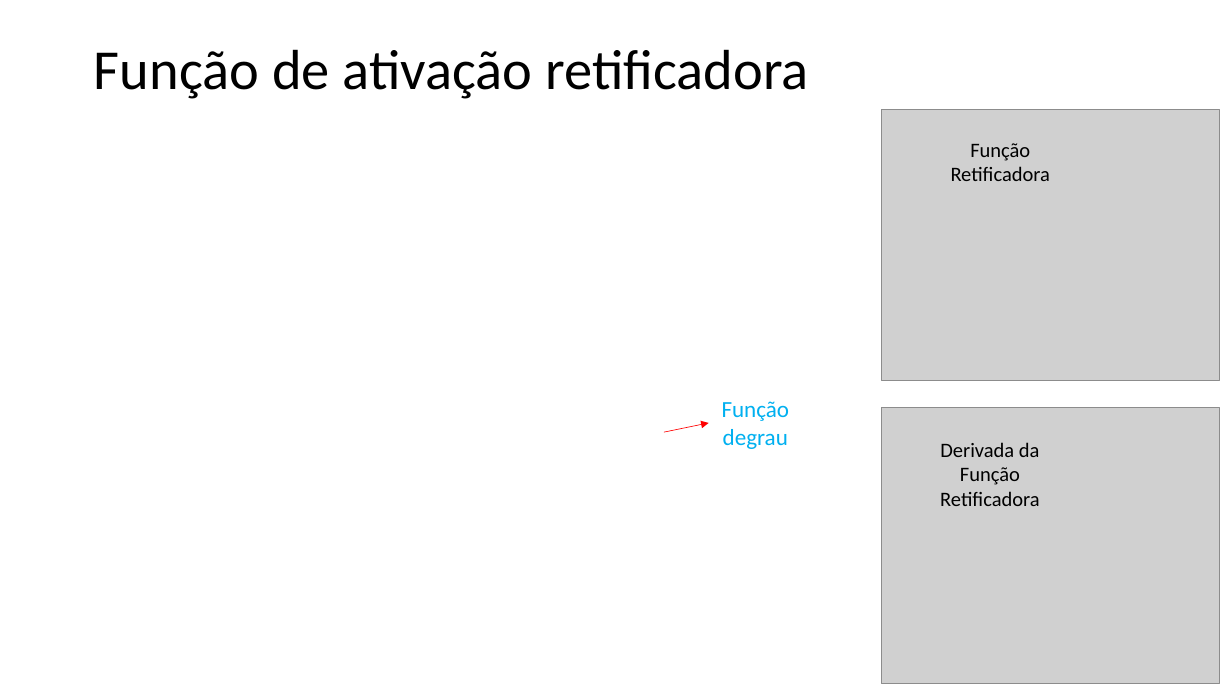
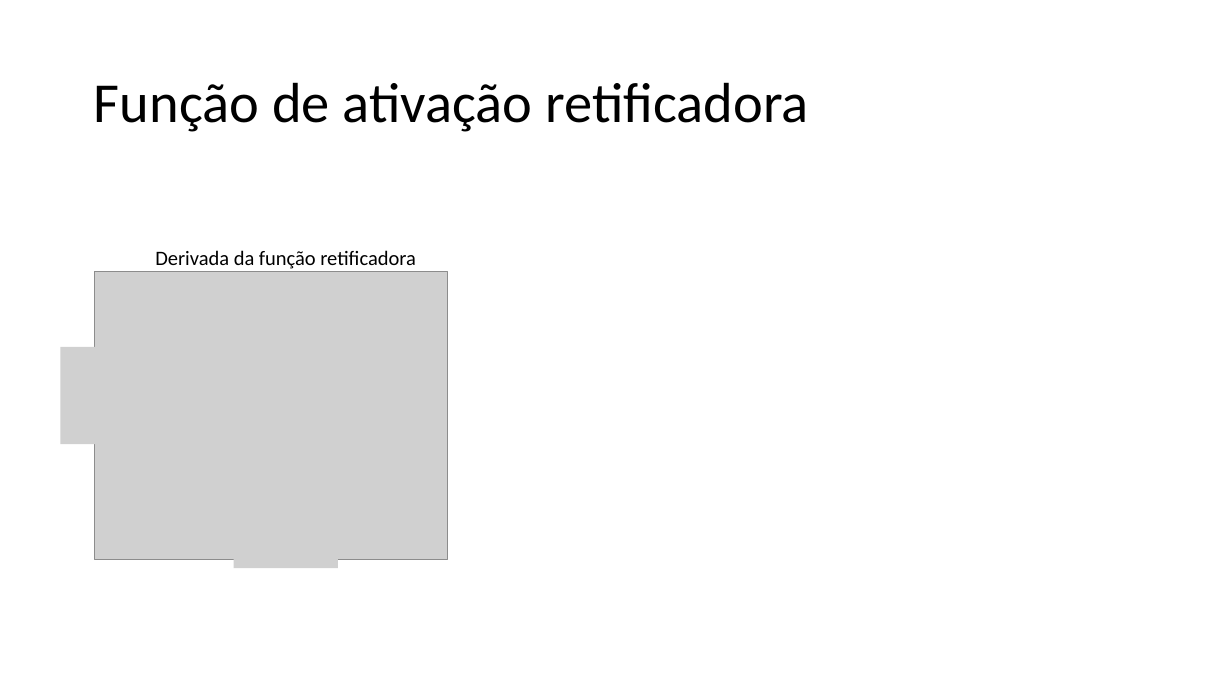
Before and after one commit to zz4fap/t320_aprendizado_de_maquina, a slide deck: slide 29 of slides/T320_Redes_Neurais_Artificiais (Parte II).pptx (slide 33 before the commit). Drawn at 1232x693 pixels with LibreOffice and Linux fonts; fonts in the diff are those of the drawing; grey boxes stand for pictures. Boxes give left, top, right and bottom in pixels: in the first picture for what was removed or moved away, otherwise in the second. Text is boxed around its words. In the diff, an @@ line names an element or a change of style, - is before the commit and + after.

```diff
--- a/slides/T320_Redes_Neurais_Artificiais (Parte II).pptx
+++ b/slides/T320_Redes_Neurais_Artificiais (Parte II).pptx
@@ title "Função de ativação retificadora": place and size @@
-title "Função de ativação retificadora" at [94, 49, 809, 99]
+title "Função de ativação retificadora" at [94, 82, 809, 132]
@@ picture removed at [882, 109, 1220, 380] @@
@@ text removed at [951, 143, 1050, 181] @@
-Função Retificadora
@@ text at [155, 250, 416, 269]: text changed @@
-Derivada da Função Retificadora
+Derivada da função retificadora
@@ picture: place and size @@
-picture at [882, 409, 1220, 685]
+picture at [94, 272, 447, 560]
@@ picture added at [60, 347, 109, 444] @@
@@ text removed at [722, 401, 790, 449] @@
-Função degrau
@@ arrow removed from (665, 433) to (709, 423) @@
@@ picture added at [234, 541, 338, 568] @@
```
Also in this commit, not shown: 1 other slide changed, 5 slides added, 1 slide removed.
